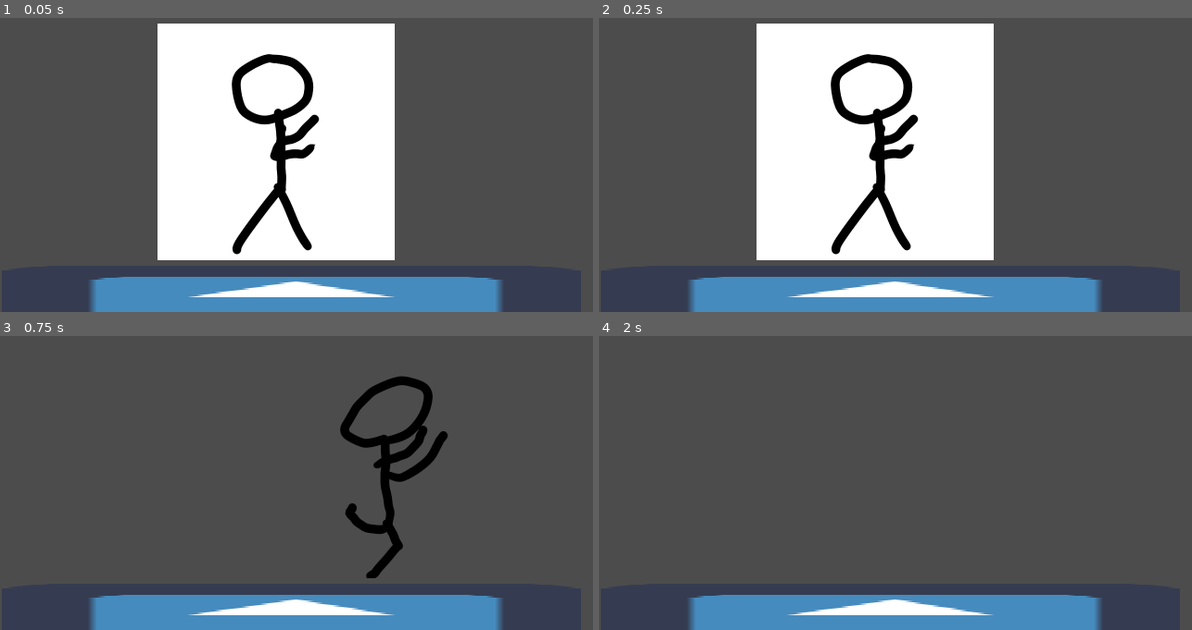
Above: before the commit, frames 1-4 (two rows, left to right).
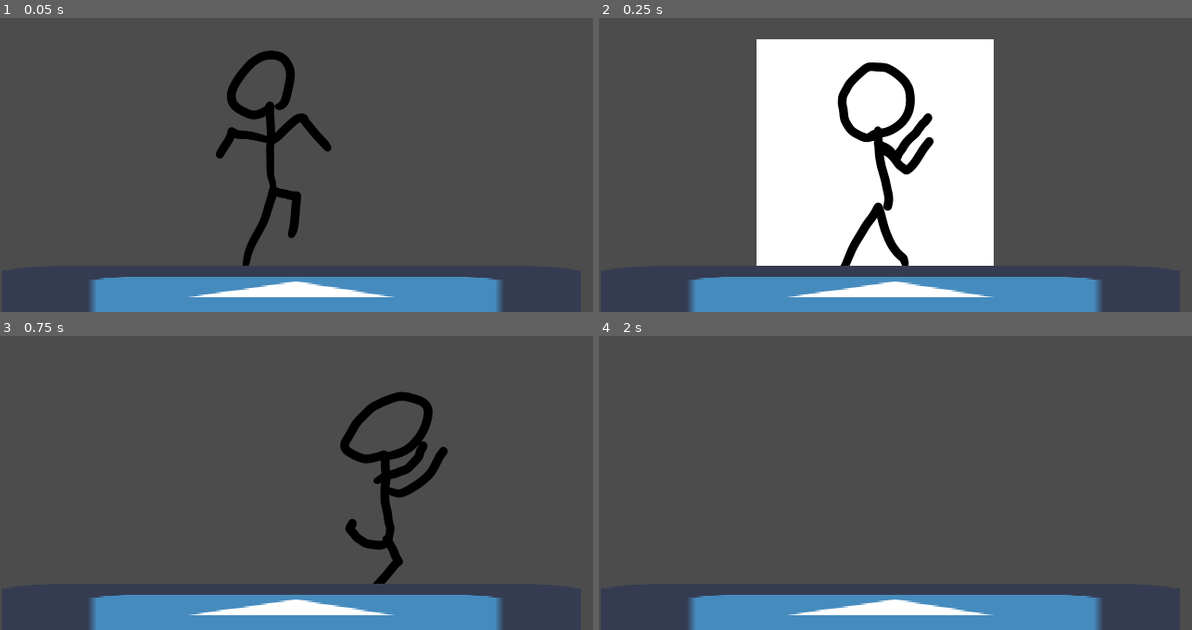
Above: after the commit, the same moments.

Repository: Utfigyii/fighting
Game: Godot game, scene res://assets/scenes/testArena.tscn
The game is run twice, just before and just after one commit, with the same random seed, the same clock (stepped at 60 frames per second) and the same inputs. The engine's default icon, where the game draws it, is replaced by a stand-in: a white triangle on a blue panel in a dark square.
Inputs:
- Up to frame 1 (0.05 s): no input
- Up to frame 2 (0.25 s): no input
- Up to frame 3 (0.75 s): tap Enter (ui_accept) at 0.5, 0.6 s; hold Right (ui_right) from 0.53 s (still down)
- Up to frame 4 (2 s): tap Enter (ui_accept) at 0.77, 1.07, 1.35, 1.52, 1.82 s; release Right (ui_right) at 1.28 s; hold Down (ui_down) from 1.28 s (still down)

The runs differ from the first frame. In frame 1, 31% of the frame differs, in the area x 26-67%, y 1-85%; in frame 2, 7.2%; in frame 3, 4.0%; in frame 4, nothing differs.

Commit message:
nyt hän hyppää

Diff:
--- a/assets/characters/FIGHTER_stickman.tscn
+++ b/assets/characters/FIGHTER_stickman.tscn
@@ -151,6 +151,13 @@
 [sub_resource type="AnimationNodeAnimation" id=6]
 animation = "idle"
 
+[sub_resource type="AnimationNodeTransition" id=5]
+input_count = 2
+input_0/name = "no"
+input_0/auto_advance = false
+input_1/name = "yes"
+input_1/auto_advance = false
+
 [sub_resource type="AnimationNodeTransition" id=11]
 input_count = 2
 input_0/name = "no"
@@ -158,30 +165,23 @@
 input_1/name = "yes"
 input_1/auto_advance = false
 
-[sub_resource type="AnimationNodeTransition" id=5]
-input_count = 2
-input_0/name = "no"
-input_0/auto_advance = false
-input_1/name = "yes"
-input_1/auto_advance = false
-
 [sub_resource type="AnimationNodeAnimation" id=10]
 animation = "walk"
 
 [sub_resource type="AnimationNodeBlendTree" id=7]
-graph_offset = Vector2( -689.722, 51 )
+graph_offset = Vector2( -305.333, 48.3333 )
 nodes/Animation/node = SubResource( 13 )
 nodes/Animation/position = Vector2( -60, 100 )
 nodes/idleAnim/node = SubResource( 6 )
 nodes/idleAnim/position = Vector2( -260, 180 )
+nodes/isOnGround/node = SubResource( 5 )
+nodes/isOnGround/position = Vector2( 186.667, 133.333 )
 nodes/isWalking/node = SubResource( 11 )
 nodes/isWalking/position = Vector2( -60, 220 )
 nodes/output/position = Vector2( 373.333, 80 )
-nodes/ssOnGround/node = SubResource( 5 )
-nodes/ssOnGround/position = Vector2( 186.667, 133.333 )
 nodes/walkAnim/node = SubResource( 10 )
 nodes/walkAnim/position = Vector2( -260, 320 )
-node_connections = [ "output", 0, "ssOnGround", "ssOnGround", 0, "Animation", "ssOnGround", 1, "isWalking", "isWalking", 0, "idleAnim", "isWalking", 1, "walkAnim" ]
+node_connections = [ "output", 0, "isOnGround", "isOnGround", 0, "Animation", "isOnGround", 1, "isWalking", "isWalking", 0, "idleAnim", "isWalking", 1, "walkAnim" ]
 
 [node name="FIGHTER_stickman" type="Node2D"]
 scale = Vector2( 0.5, 0.5 )
@@ -195,8 +195,7 @@
 
 [node name="AnimatedSprite" type="AnimatedSprite" parent="KinematicBody2D"]
 frames = SubResource( 1 )
-animation = "idle"
-frame = 1
+animation = "jump"
 
 [node name="AnimationPlayer" type="AnimationPlayer" parent="KinematicBody2D"]
 root_node = NodePath("../..")
@@ -209,9 +208,9 @@
 tree_root = SubResource( 7 )
 anim_player = NodePath("../AnimationPlayer")
 active = true
+parameters/isOnGround/current = 0
 parameters/isWalking/current = 0
-parameters/ssOnGround/current = 1
 
 [node name="groundCheck" type="RayCast2D" parent="KinematicBody2D"]
 enabled = true
-cast_to = Vector2( 0, 300 )
+cast_to = Vector2( 0, 250 )
--- a/assets/scripts/FIGHTER_stickman.gd
+++ b/assets/scripts/FIGHTER_stickman.gd
@@ -13,17 +13,14 @@
 var canAttack = true
 var isStunned = false
 var isJumping = false
+var canJump = true
+var isAttacking = false
 
 func _physics_process(delta):
 	handleInputs()
 
-	doGraviy()
+	doGravity(delta)
 
-	if $groundCheck.is_colliding():
-		y_velo = 0
-		isOnGround = true
-	else:
-		isOnGround = false
 	print(getInputDirection())
 	if getInputDirection().x != 0:
 		isMoving = true
@@ -33,7 +30,6 @@
 		isMoving = false
 	velocity = move_and_slide(Vector2(getInputDirection().x * speed, y_velo))
 	move_and_slide(velocity, Vector2(0, 1))
-	print(y_velo)
 
 	doAnimation()
 
@@ -58,15 +54,25 @@
 		$AnimationTree.set("parameters/isOnGround/current", 0)
 
 func handleInputs():
-	if Input.is_action_just_pressed("ui_accept"):
-		#if isOnGround:
-		y_velo = jumpForce
-		print("hyppää")
+	if Input.is_action_just_pressed("ui_up"):
+		y_velo = -800
+		isOnGround = false
 
 	if Input.is_action_just_pressed("close_game"):
 		get_tree().quit()
 	if Input.is_action_just_pressed("reload_scene"):
 		get_tree().reload_current_scene()
 
-func doGraviy():
-	pass
+func doGravity(delta):
+	if y_velo > 0:
+		$groundCheck.enabled = true
+		if $groundCheck.is_colliding():
+			isOnGround = true
+		else:
+			isOnGround = false
+	else:
+		$groundCheck.enabled = false
+	y_velo -= GRAVITY * delta * -200
+	if y_velo > 400:
+		y_velo = 400
+	print(y_velo)
